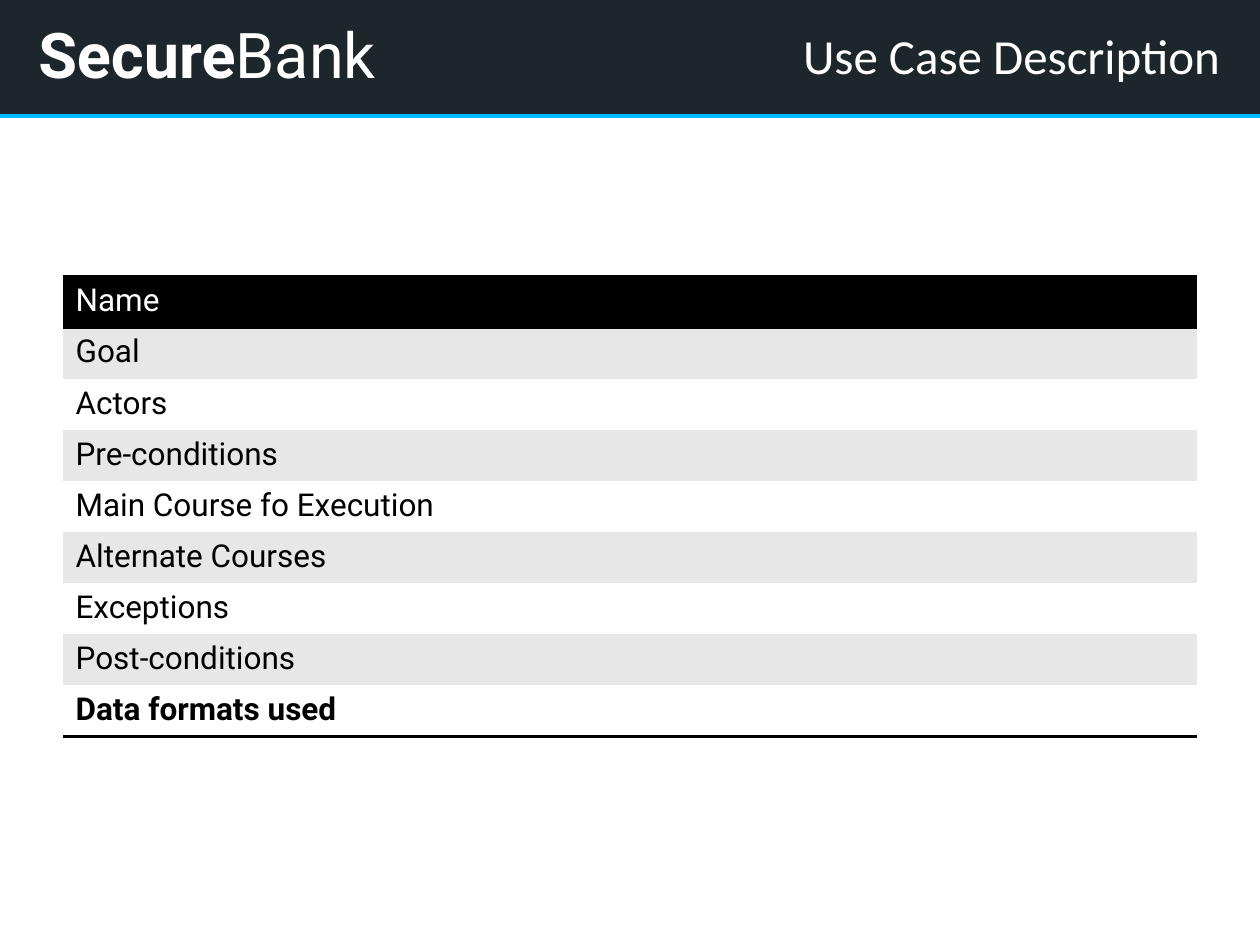
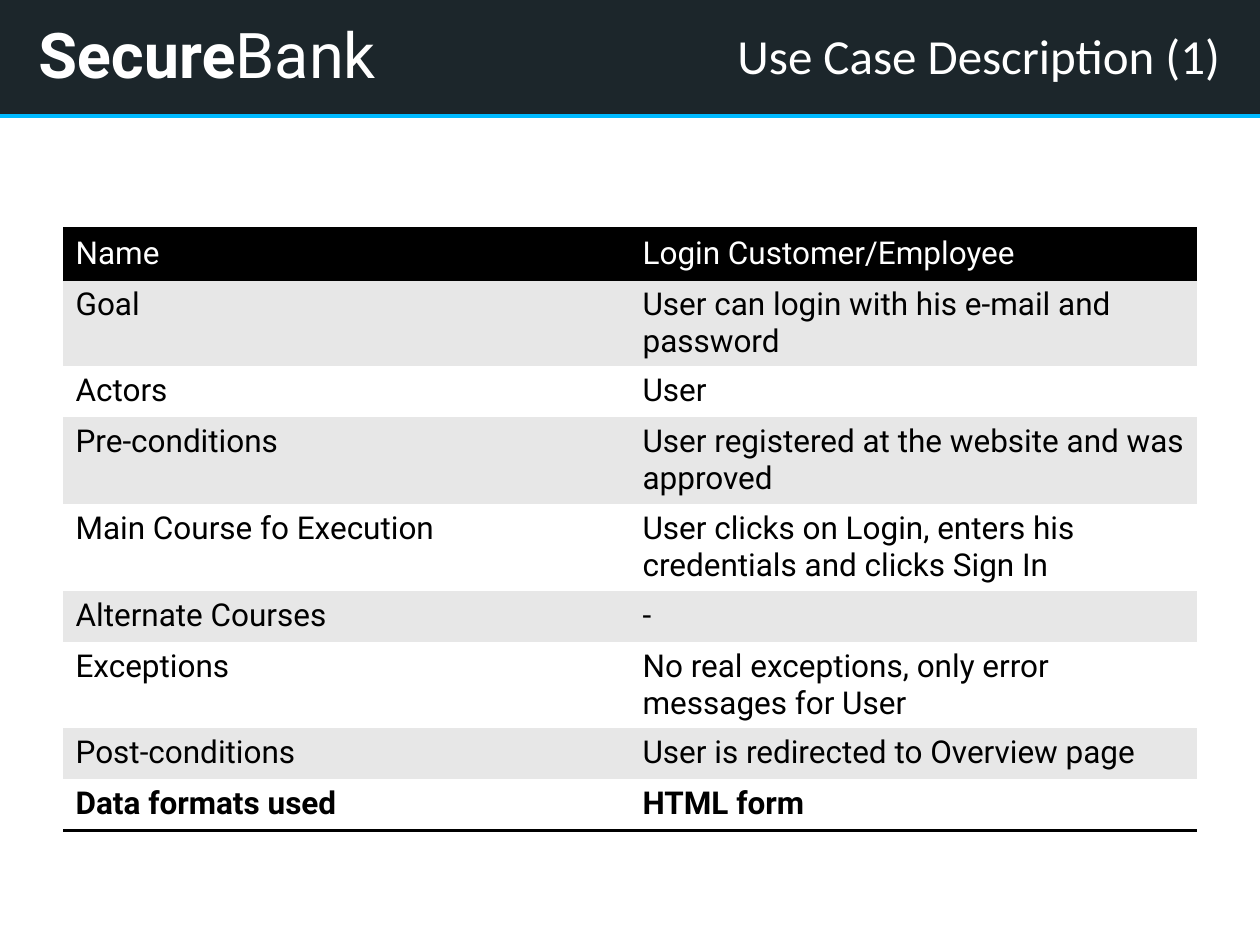
Before and after one commit to kwuerl/secure-coding-team-8, a slide deck: slide 8 of presentation1.pptx. Drawn at 1260x945 pixels with LibreOffice and Linux fonts; fonts in the diff are those of the drawing. Boxes give left, top, right and bottom in pixels: in the first picture for what was removed or moved away, otherwise in the second. Text is boxed around its words. In the diff, an @@ line names an element or a change of style, - is before the commit and + after.

Commit message:
added use cases for login and registration

```diff
--- a/presentation1.pptx
+++ b/presentation1.pptx
@@ title at (737, 38, 1219, 82): text changed @@
-Use Case Description
+Use Case Description (1)
@@ table at (63, 229, 1197, 838) @@
-row 1, column 2: 
+row 1, column 2: Login Customer/Employee
-row 2, column 2: 
+row 2, column 2: User can login with his e-mail and password
-row 3, column 2: 
+row 3, column 2: User
-row 4, column 2: 
+row 4, column 2: User registered at the website and was approved
-row 5, column 2: 
+row 5, column 2: User clicks on Login, enters his credentials and clicks Sign In
-row 6, column 2: 
+row 6, column 2: -
-row 7, column 2: 
+row 7, column 2: No real exceptions, only error messages for User
-row 8, column 2: 
+row 8, column 2: User is redirected to Overview page
-row 9, column 2: 
+row 9, column 2: HTML form
@@ table: place and size @@
-table at (63, 276, 1197, 736)
+table at (63, 229, 1197, 838)
```
Also in this commit, not shown: 1 slide added.
